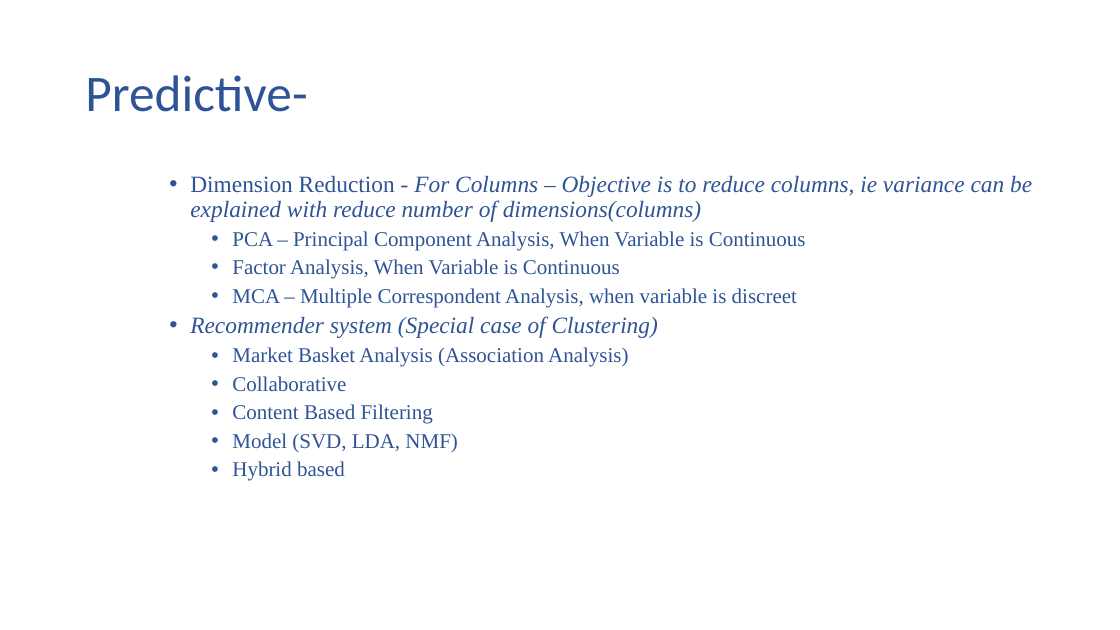
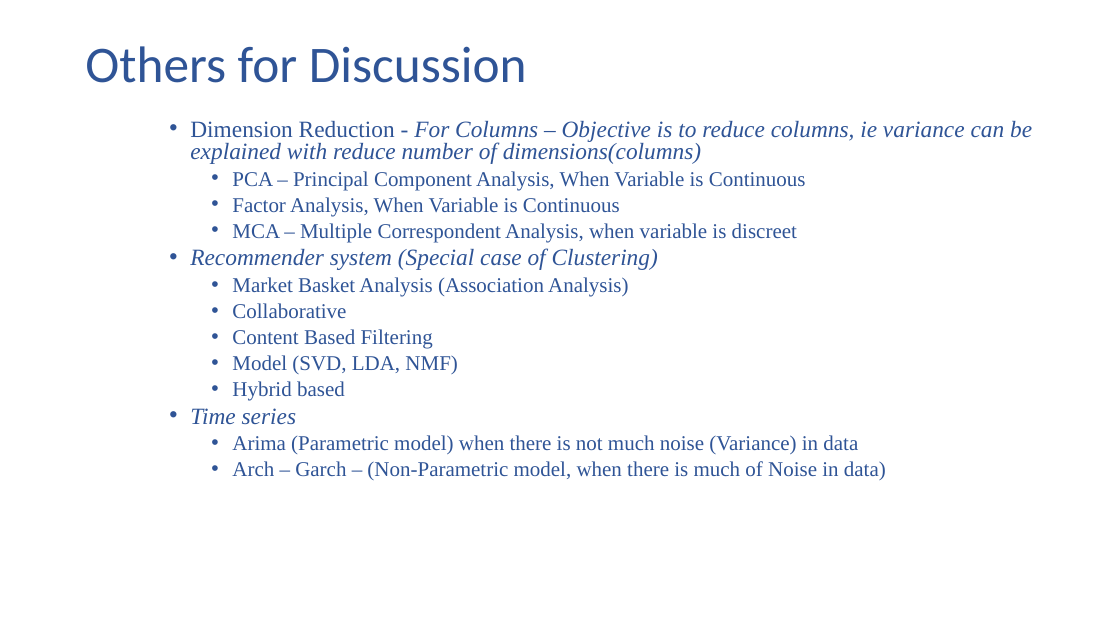
Before and after one commit to SJharbade/ML_Training, a slide deck: slide 17 of Docs/Basics.pptx (slide 13 before the commit). Drawn at 1120x630 pixels with LibreOffice and Linux fonts; fonts in the diff are those of the drawing. Boxes give left, top, right and bottom in pixels: in the first picture for what was removed or moved away, otherwise in the second. Text is boxed around its words. In the diff, an @@ line names an element or a change of style, - is before the commit and + after.

```diff
--- a/Docs/Basics.pptx
+++ b/Docs/Basics.pptx
@@ title at (85, 46, 527, 83): text changed @@
-Predictive-
+Others for Discussion
@@ text "Dimension Reduction - For Columns ...": place and size @@
-text "Dimension Reduction - For Columns ..." at (190, 176, 1032, 481)
+text "Dimension Reduction - For Columns ..." at (190, 121, 1032, 480)
@@ text at (190, 121, 1032, 401): line spacing 0.9 to 0.8 @@
@@ text at (190, 408, 886, 480): paragraphs added @@
+    • Time series
+      • Arima (Parametric model) when there is not much noise (Variance) in data
+      • Arch – Garch – (Non-Parametric model, when there is much of Noise in data)
```
Also in this commit, not shown: 1 other slide changed, 11 slides added, 77 slides removed, 8 other files.
